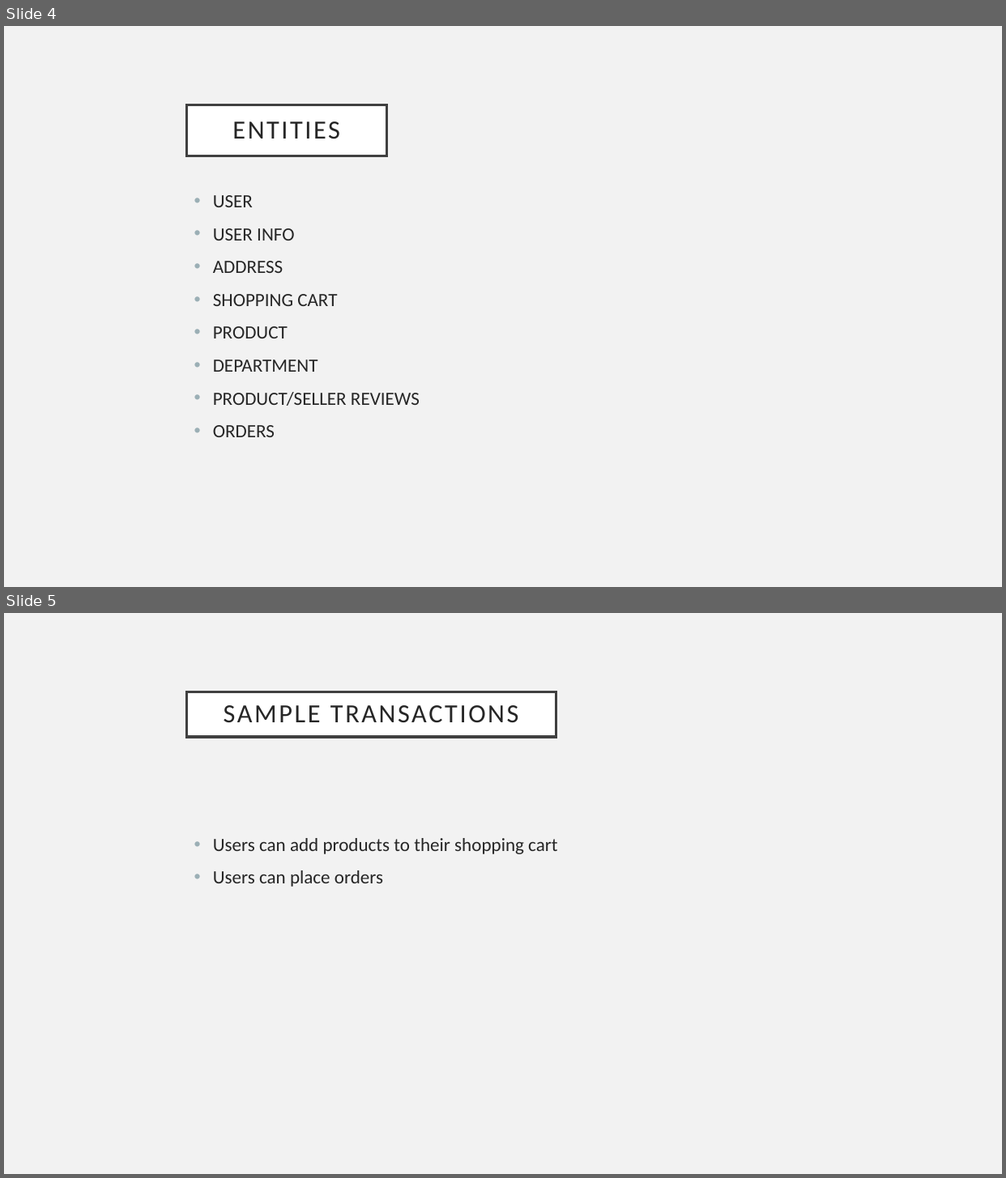
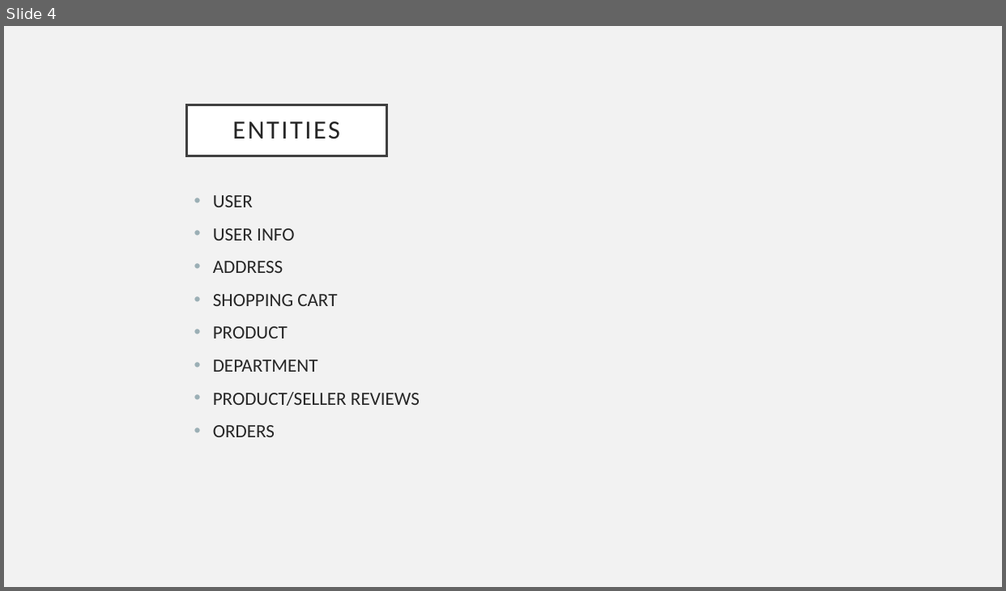
Before and after one commit to chocolatethunder/Big-Buy-Store, a slide deck: 471 presentation.pptx. Shown one above the other, each under a label of ours: slides 4 and 5 before the commit, slide 4 after it. The pictures are 1006x1178 and 1006x591 pixels, drawn with LibreOffice and Linux fonts; fonts in the diff are those of the drawing. Boxes give left, top, right and bottom in pixels: in the first picture for what was removed or moved away, otherwise in the second. Text is boxed around its words. In the diff, an @@ line names an element or a change of style, - is before the commit and + after.

Commit message:
minor changes to ppt, eerv2
v2 attempt at seperating users to seller and customer

```diff
--- a/471 presentation.pptx
+++ b/471 presentation.pptx
@@ slide 5 removed at box(4, 613, 1002, 1174), background #F2F2F2 @@
@@ title removed at box(187, 692, 556, 736) @@
-SAMPLE TRANSACTIONS
@@ text removed at box(213, 838, 557, 887) @@
-• Users can add products to their shopping cart
-• Users can place orders
```
Also in this commit, not shown: 1 slide changed, 1 other file.
